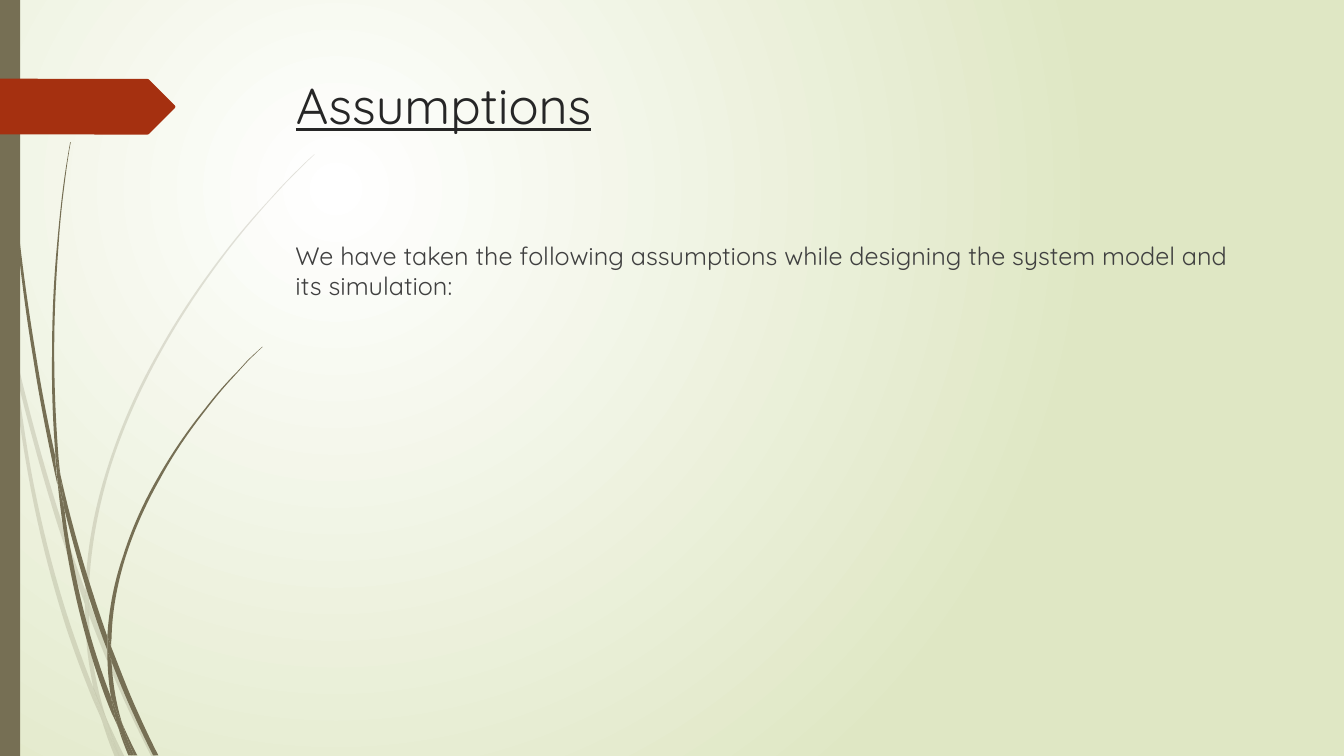
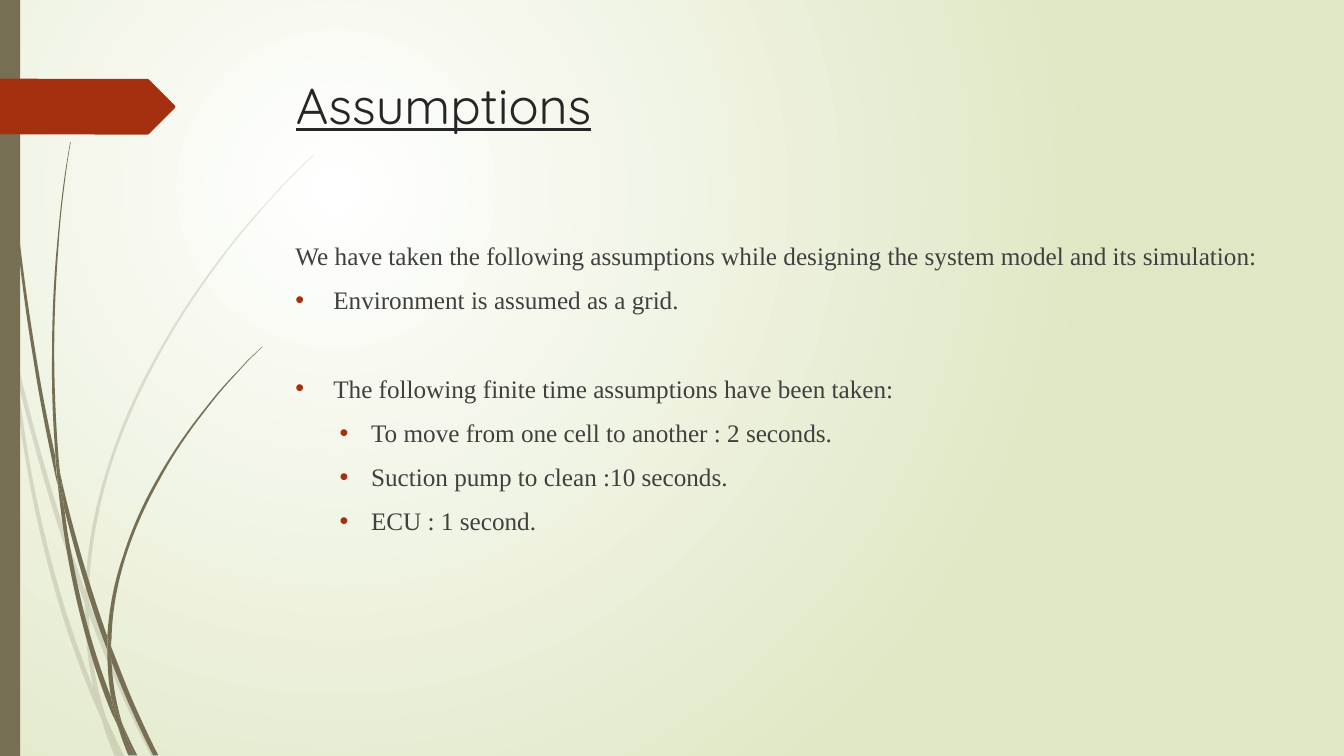
Before and after one commit to VirajSonaje/RobovacSimulation, a slide deck: slide 7 of Presentation on CSE561 Project.pptx. Drawn at 1344x756 pixels with LibreOffice and Linux fonts; fonts in the diff are those of the drawing. Boxes give left, top, right and bottom in pixels: in the first picture for what was removed or moved away, otherwise in the second. Text is boxed around its words. In the diff, an @@ line names an element or a change of style, - is before the commit and + after.

```diff
--- a/Presentation on CSE561 Project.pptx
+++ b/Presentation on CSE561 Project.pptx
@@ text at [295, 247, 1256, 271]: font Quicksand to Times New Roman in "We have taken the following assumptions while ..." @@
@@ text at [333, 291, 893, 531]: paragraphs added @@
+• Environment is assumed as a grid.
+• The following finite time assumptions have been taken:
+  • To move from one cell to another : 2 seconds.
+  • Suction pump to clean :10 seconds.
+  • ECU : 1 second.
```
Also in this commit, not shown: 1 other slide changed, 3 slides added.
